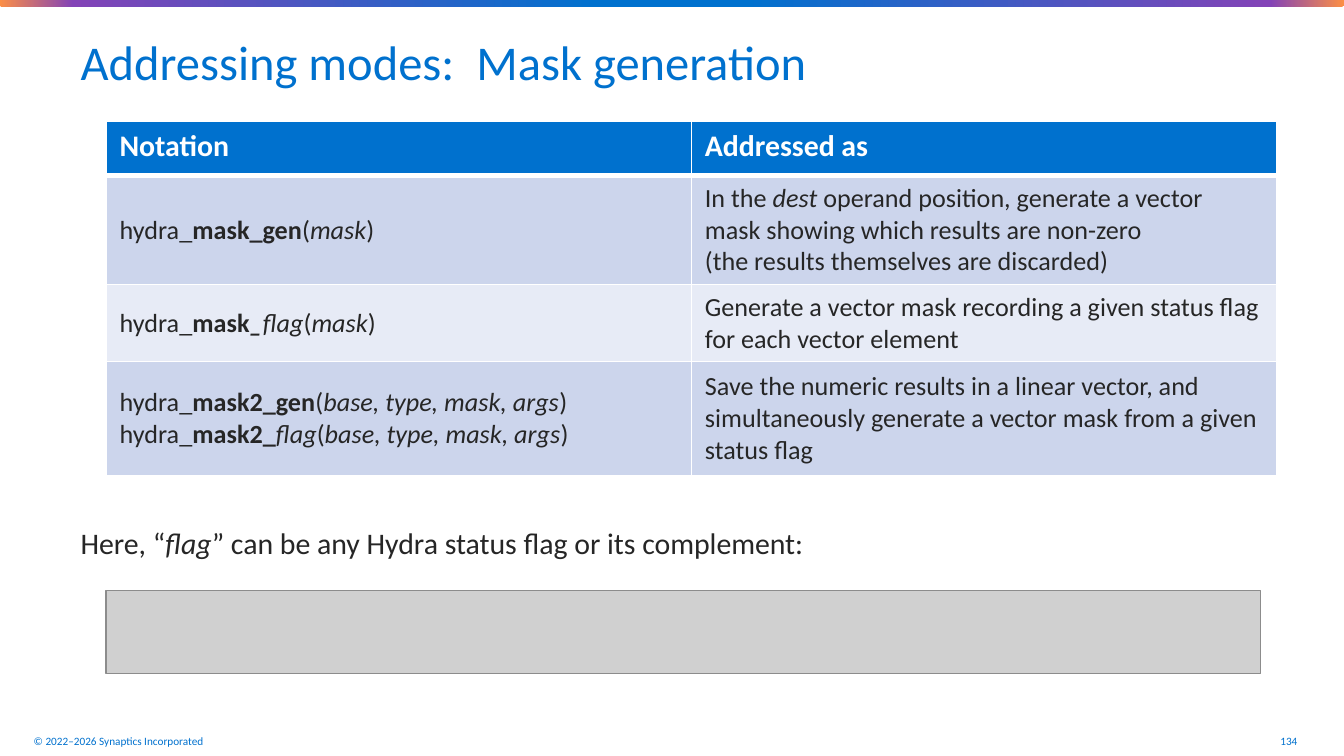
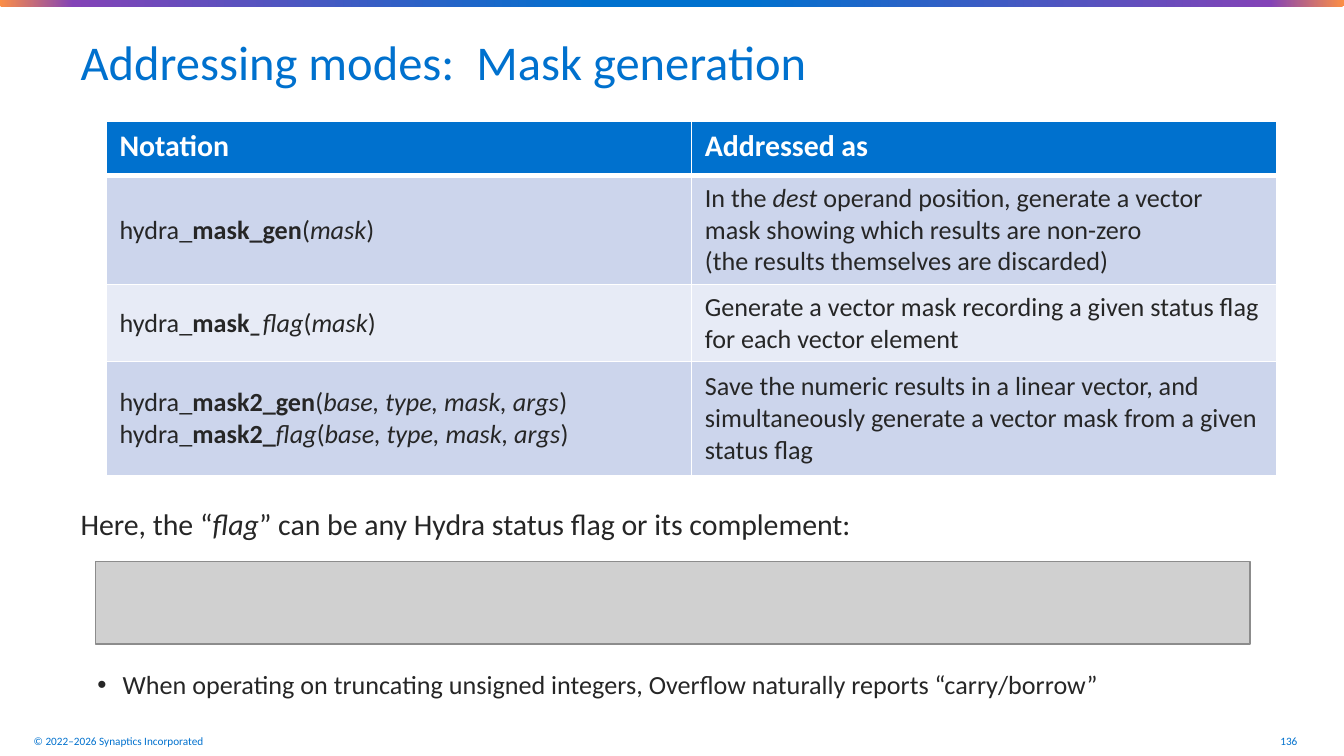
Before and after one commit to synaptics-public/synaptics-hydra, a slide deck: slide 136 of doc/hydra4-architecture-overview.pptx (slide 134 before the commit). Drawn at 1344x756 pixels with LibreOffice and Linux fonts; fonts in the diff are those of the drawing; grey boxes stand for pictures; background and template pictures are left out. Boxes give left, top, right and bottom in pixels: in the first picture for what was removed or moved away, otherwise in the second. Text is boxed around its words. In the diff, an @@ line names an element or a change of style, - is before the commit and + after.

Commit message:
Various improvements to the Hydra slide deck.

```diff
--- a/doc/hydra4-architecture-overview.pptx
+++ b/doc/hydra4-architecture-overview.pptx
@@ text at bbox=[81, 513, 1098, 699]: text changed; size 16 to 14 pt @@
-Here, “flag” can be any Hydra status flag or its complement:
+Here, the “flag” can be any Hydra status flag or its complement:
+  • When operating on truncating unsigned integers, Overflow naturally reports “carry/borrow”
@@ picture: place and size @@
-picture at bbox=[106, 590, 1261, 673]
+picture at bbox=[95, 562, 1250, 645]
@@ page number at bbox=[1280, 737, 1297, 745]: text changed @@
-134
+136
```
Also in this commit, not shown: 52 other slides changed, 2 slides added, 1 other file.
